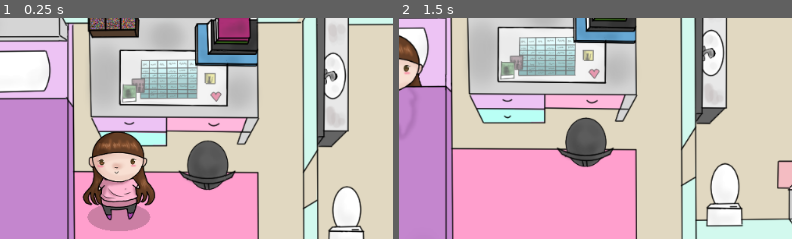
Above: before the commit, frames 1-2 (left to right).
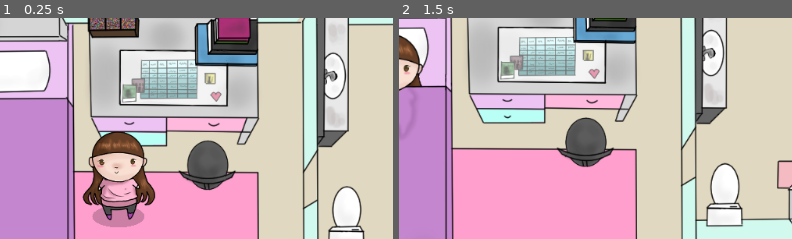
Above: after the commit, the same moments.

Repository: A-Walrus/Jessy
Game: Godot game, scene res://Scenes/World.tscn
Two runs of this game, one before a commit and one after it. Both use one fixed random seed, a clock stepped at 60 frames per second and the inputs below.
Inputs (mouse positions are % of the whole screen's width and height, from its top left):
- Up to frame 1 (0.25 s): no input
- Up to frame 2 (1.5 s): tap Enter at 0.5 s; move the mouse to (34, 49) at 0.52 s; press the mouse at (34, 49) at 0.53 s; tap Space at 1.25 s; move the mouse to (29, 52) at 1.27 s; release the mouse at (29, 52) at 1.28 s; click (29, 52) at 1.35 s
The pictures show only the part of the screen within x 39-89%, y 19-69%; the shares and areas given below are measured in that part.

The runs differ from the first frame. In frame 1, 0.5% of the frame differs, in the area x 22-39%, y 84-97%; in frame 2, nothing differs.

Commit message:
Small fixes

Diff:
--- a/Jessy/Scenes/World.tscn
+++ b/Jessy/Scenes/World.tscn
@@ -66,8 +66,8 @@
 
 [node name="Shadow" type="Sprite" parent="Navigation2D/Jessy"]
 modulate = Color( 1, 1, 1, 0.2 )
-position = Vector2( 41.5613, 312.379 )
-scale = Vector2( 0.425744, 0.19336 )
+position = Vector2( 38.026, 307.076 )
+scale = Vector2( 0.355033, 0.149166 )
 z_index = -1
 texture = ExtResource( 4 )
 
